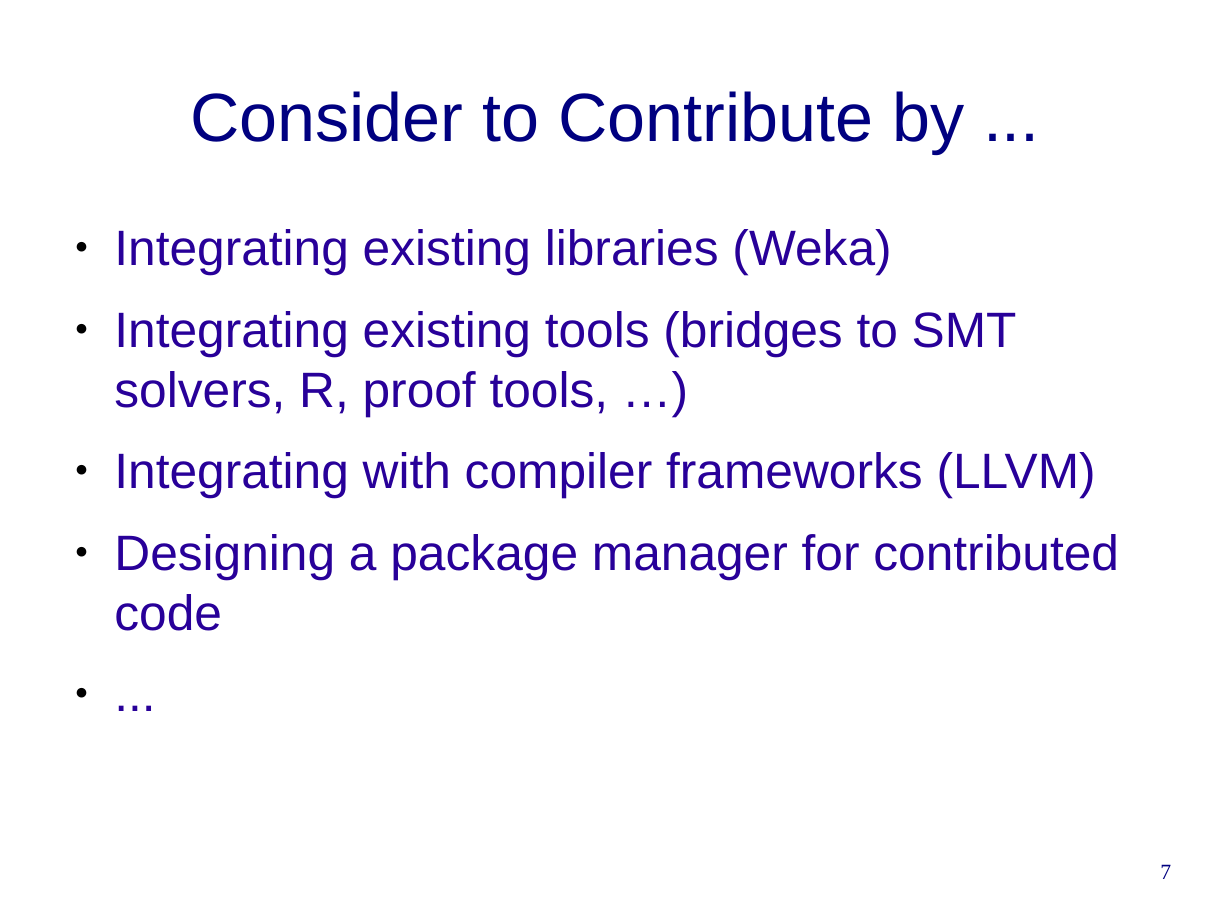
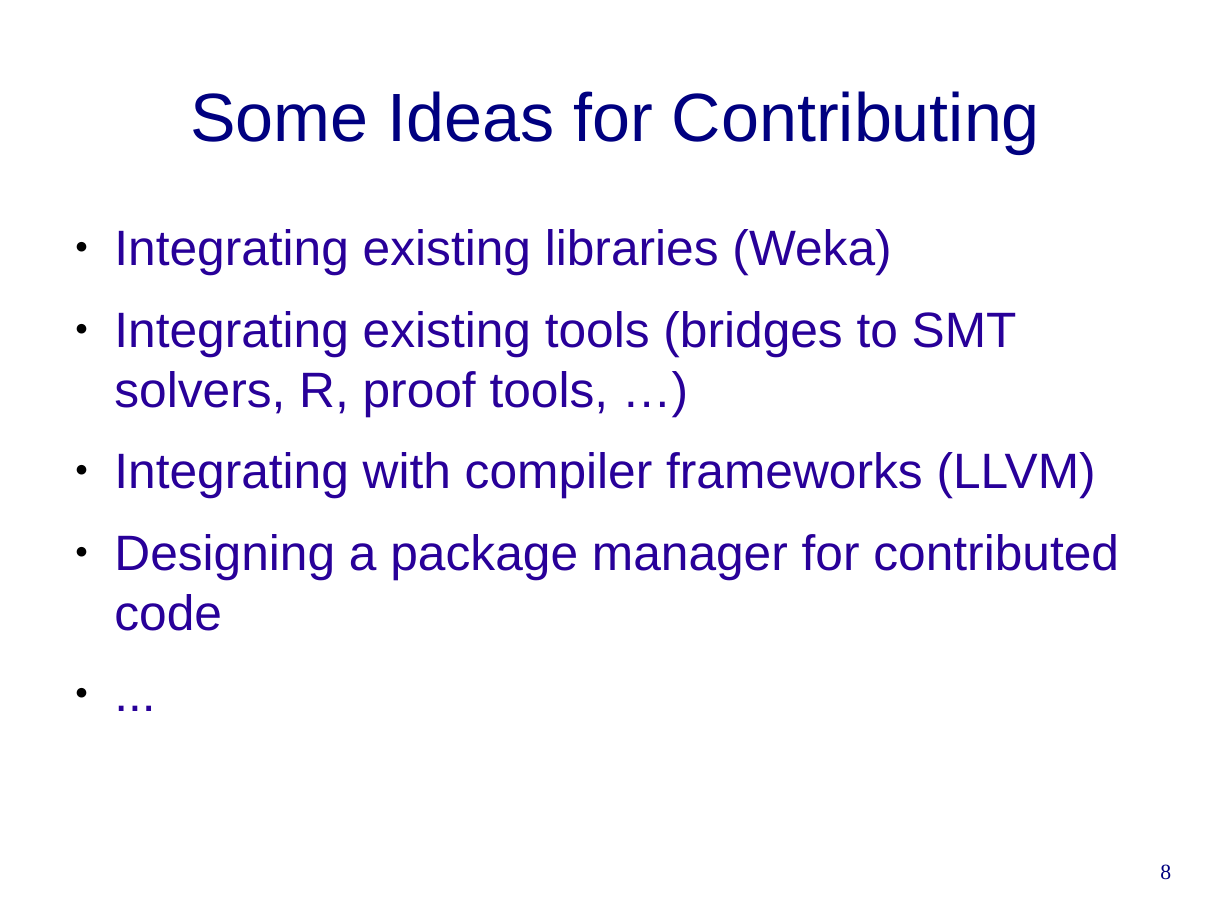
Before and after one commit to cwi-swat/rascal-course-pldi-2015, a slide deck: slide 8 of presentations/Summary.odp (slide 7 before the commit). Drawn at 1232x924 pixels with LibreOffice and Linux fonts; fonts in the diff are those of the drawing; background and template pictures are left out. Boxes give left, top, right and bottom in pixels: in the first picture for what was removed or moved away, otherwise in the second. Text is boxed around its words. In the diff, an @@ line names an element or a change of style, - is before the commit and + after.

```diff
--- a/presentations/Summary.odp
+++ b/presentations/Summary.odp
@@ title at <box>190,91,1040,153</box>: text changed @@
-Consider to Contribute by ...
+Some Ideas for Contributing
@@ page number at <box>1160,864,1171,880</box>: text changed @@
-7
+8
```
Also in this commit, not shown: 2 other slides changed, 1 slide added, 1 other file.
